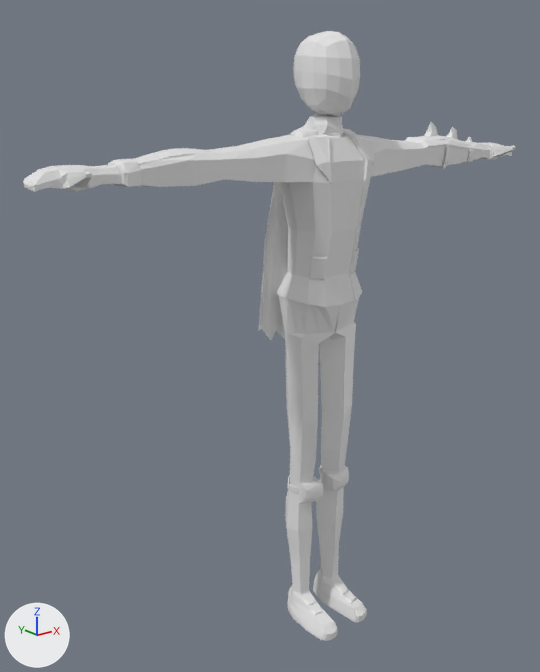
One commit to the Blender file Models/MC_Model_Clothes.blend: the scene before it, then after it.
Before and after are seen from a 50 mm camera at (-5.44, -5.94, 2.57) aimed at (-0.43, 0.32, 0.06). The lights are fixed; the arrows at lower left show +X, +Y and +Z.
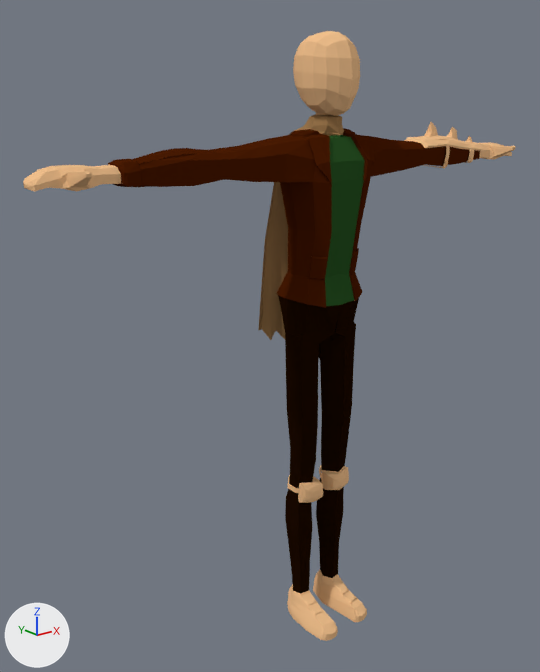
Boxes (x1, y1, x2, y2) around the edits, measured in the pictures (540 x 672 px):
part 1 of me_cube_002, recoloured (grey to brown)
    both: (293, 31, 516, 169)
part 2 of me_cube_002, recoloured (white to beige)
    both: (287, 466, 367, 641)
part 3 of me_cube_002, recoloured (white to beige)
    both: (23, 165, 121, 192)
part 4 of me_cube_002, recoloured (grey to brown)
    both: (108, 128, 480, 308)
part 5 of me_cube_002, recoloured (grey to brown)
    both: (258, 114, 344, 340)
part 6 of me_cube_002, recoloured (grey to green)
    both: (325, 135, 365, 306)
part 7 of me_cube_002, recoloured (grey to black)
    both: (278, 295, 360, 594)

Patch to the scene script:
```diff
--- a/Models/MC_Model_Clothes.blend.py
+++ b/Models/MC_Model_Clothes.blend.py
@@ mat_jacket_shoulder_fix @@
+mat_jacket_shoulder_fix = diffuse_material('Jacket shoulder fix')
+mat_jacket_shoulder_fix.base_color = (0.0704, 0.0116, 0.000911)  # brown #4b1c03
@@ mat_material_005 @@
+mat_material_005 = diffuse_material('Material.005')
+mat_material_005.base_color = (0.359, 0.2, 0.0807)  # brown #a27c50
@@ mat_jacket @@
+mat_jacket = diffuse_material('Jacket')
+mat_jacket.base_color = (0.0704, 0.0116, 0.000911)  # brown #4b1c03
@@ mat_material_003 @@
+mat_material_003 = diffuse_material('Material.003')
+mat_material_003.base_color = (0.88, 0.525, 0.263)  # beige #f1c08c
@@ mat_material_004 @@
+mat_material_004 = diffuse_material('Material.004')
+mat_material_004.base_color = (0.0236, 0.0908, 0.0192)  # dark green #2a5526
@@ mat_jacket_pocket_fix @@
+mat_jacket_pocket_fix = diffuse_material('Jacket pocket fix')
+mat_jacket_pocket_fix.base_color = (0.0704, 0.0116, 0.000911)  # brown #4b1c03
@@ mat_material_006 @@
+mat_material_006 = diffuse_material('Material.006')
+mat_material_006.base_color = (0.0134, 0.00379, 0.000247)  # black #1f0c01
@@ mat_jacket_bottom_fix @@
+mat_jacket_bottom_fix = diffuse_material('Jacket bottom fix')
+mat_jacket_bottom_fix.base_color = (0.0704, 0.0116, 0.000911)  # brown #4b1c03
@@ me_cube_002 @@
 me_cube_002.from_pydata(...)  # 3211 vertices, 3190 faces; spans x -3.2..3.2, y -0.65..0.45, z -3.48..3.24
 # used by ob_cube; location = (0.0, 0.0, 0.0)
+# me_cube_002 part 1: 1229 of the faces centred in x -0.44..3.19, y -0.42..0.32, z 0.5..3.21 switch from no material to mat_material_003 (beige #f1c08c)
+# me_cube_002 part 2: 590 of the faces centred in x -0.41..0.42, y -0.65..0.18, z -3.48..-1.61 switch from no material to mat_material_003 (beige #f1c08c)
+# me_cube_002 part 3: 145 of the faces centred in x -3.2..-2.49, y -0.42..0.05, z 1.88..2.07 switch from no material to mat_material_003 (beige #f1c08c)
+# me_cube_002 part 4: 750 of the faces centred in x -2.42..2.48, y -0.43..0.32, z 0.5..2.3 switch from no material to mat_jacket (brown #4b1c03)
+# me_cube_002 part 5: 87 of the faces centred in x -0.46..0.38, y -0.23..0.41, z 0.44..2.43 switch from no material to mat_material_005 (brown #a17c50)
+# me_cube_002 part 6: all 22 faces centred in x -0.12..0.12, y -0.4..-0.25, z 0.65..2.23 switch from no material to mat_material_004 (dark green #2a5526)
+# me_cube_002 part 7: 354 of the faces centred in x -0.46..0.46, y -0.35..0.27, z -2.91..0.5 switch from no material to mat_material_006 (black #1f0c01)
+me_cube_002.materials.append(mat_jacket_pocket_fix)  # brown #4b1c03
+me_cube_002.materials.append(mat_jacket_shoulder_fix)  # brown #4b1c03
+me_cube_002.materials.append(mat_jacket_bottom_fix)  # brown #4b1c03
```
